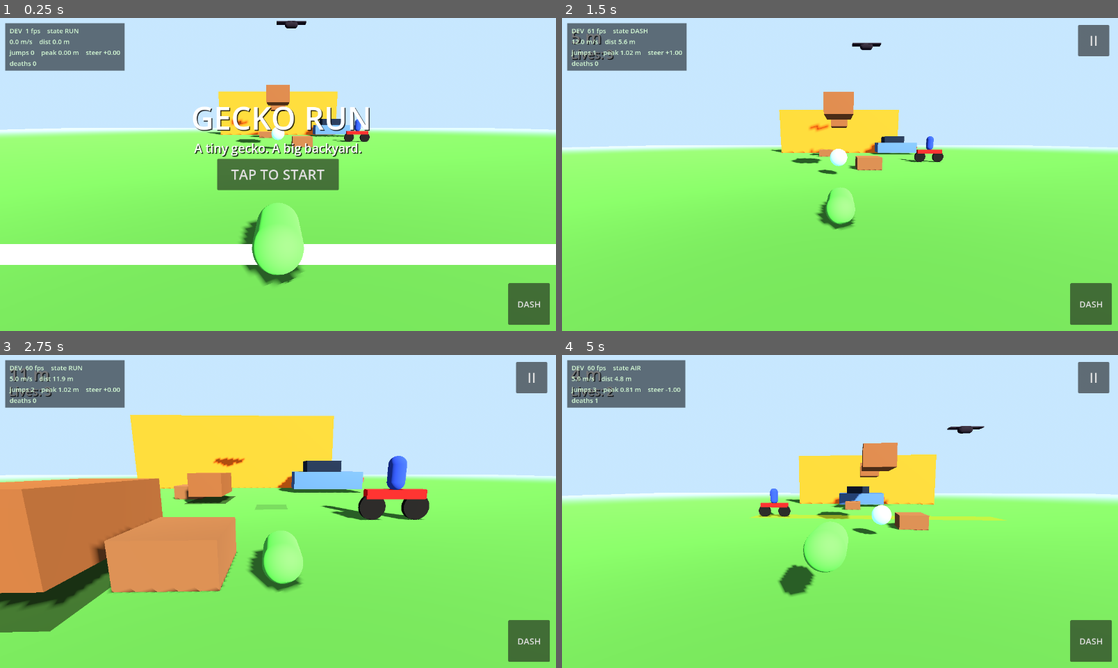
Above: before the commit, frames 1-4 (two rows, left to right).
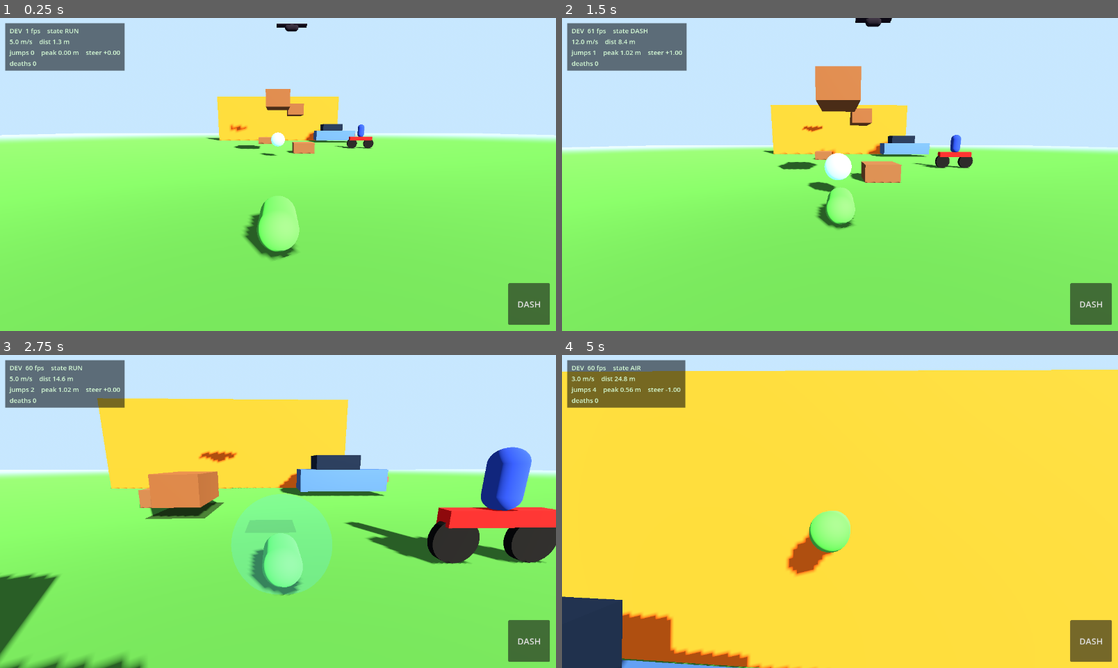
Above: after the commit, the same moments.

Repository: g-shankar/Gecko-run
Game: Godot game, scene res://scenes/main.tscn
Two runs of this game, one before a commit and one after it. Both use one fixed random seed, a clock stepped at 60 frames per second and the inputs below.
Inputs (mouse positions are in pixels of both pictures, inside the frame that each line leads up to):
- Up to frame 1 (0.25 s): no input
- Up to frame 2 (1.5 s): click (840, 174) at 0.5 s, where only the run before the commit has a clickable "TAP TO START"; move the mouse to (962, 158) at 1.27 s; hold D (steer_right) from 1.28 s (still down); tap Shift (dash) at 1.35 s; click (962, 158) at 1.42 s
- Up to frame 3 (2.75 s): tap Space (jump) at 1.52, 1.82 s; release D (steer_right) at 2 s; drag from (166, 527) to (250, 574) at 2.02 s
- Up to frame 4 (5 s): move the mouse to (895, 442) at 2.77 s; hold D (steer_right) 2.78-3.5 s; tap Shift (dash) at 2.85, 4.35 s; drag from (812, 574) to (673, 464) at 3.52 s; move the mouse to (1006, 558) at 4.27 s; hold A (steer_left) from 4.28 s (still down); tap Space (jump) at 4.52, 4.82 s

The runs differ from the first frame. In frame 1, 16% of the frame differs, in the area x 0-100%, y 0-86%; in frame 2, 5.4%; in frame 3, 36%; in frame 4, 92%, in the area x 0-100%, y 2-100%.

Commit message:
P12: bird dive hazard + shield pickup (14/14 tests, 52 total)

Diff:
--- a/scenes/main.tscn
+++ b/scenes/main.tscn
@@ -7,8 +7,6 @@
 [ext_resource type="Script" path="res://scripts/systems/car.gd" id="5"]
 [ext_resource type="Script" path="res://scripts/systems/bird.gd" id="6"]
 [ext_resource type="Script" path="res://scripts/systems/shield_pickup.gd" id="7"]
-[ext_resource type="Script" path="res://scripts/systems/level.gd" id="8"]
-[ext_resource type="Script" path="res://scripts/ui/game_ui.gd" id="9"]
 
 [sub_resource type="ProceduralSkyMaterial" id="ProceduralSkyMaterial_1"]
 sky_top_color = Color(0.3, 0.52, 0.88, 1)
@@ -120,25 +118,43 @@
 [node name="MeshInstance3D" type="MeshInstance3D" parent="PlanterBoxB"]
 mesh = SubResource("BoxMesh_planter")
 
-[node name="Fence" type="StaticBody3D" parent="." groups=["climbable"]]
+[node name="FootstepA" type="Area3D" parent="."]
+position = Vector3(0, 0, -6)
+script = ExtResource("3")
+
+[node name="FootstepB" type="Area3D" parent="."]
+position = Vector3(1.5, 0, -13)
+script = ExtResource("3")
+
+[node name="Bicycle" type="Area3D" parent="."]
+position = Vector3(0, 0, -9)
+script = ExtResource("4")
+
+[node name="BackingCar" type="Area3D" parent="."]
+position = Vector3(6, 0, -17)
+script = ExtResource("5")
+
+[node name="Bird" type="Area3D" parent="."]
+position = Vector3(0, 0, -11)
+script = ExtResource("6")
+
+[node name="ShieldPickup" type="Area3D" parent="."]
+position = Vector3(0, 0, -4)
+script = ExtResource("7")
+
+[node name="TestWall" type="StaticBody3D" parent="." groups=["climbable"]]
 position = Vector3(0, 2.5, -20)
 
-[node name="CollisionShape3D" type="CollisionShape3D" parent="Fence"]
+[node name="CollisionShape3D" type="CollisionShape3D" parent="TestWall"]
 shape = SubResource("BoxShape3D_testwall")
 
-[node name="MeshInstance3D" type="MeshInstance3D" parent="Fence"]
+[node name="MeshInstance3D" type="MeshInstance3D" parent="TestWall"]
 mesh = SubResource("BoxMesh_testwall")
-
-[node name="Level" type="Node3D" parent="."]
-script = ExtResource("8")
 
 [node name="Gecko" parent="." instance=ExtResource("1")]
 position = Vector3(0, 0.2, 6)
 
 [node name="CameraRig" parent="." instance=ExtResource("2")]
-
-[node name="GameUI" type="CanvasLayer" parent="."]
-script = ExtResource("9")
 # Note: the rig auto-discovers its target via the "gecko" group (see
 # camera_rig.gd). A `target = NodePath("../Gecko")` override does NOT work
 # here -- Godot 4 does not reliably resolve NodePath overrides that point
--- a/scripts/player/gecko_controller.gd
+++ b/scripts/player/gecko_controller.gd
@@ -1,15 +1,4 @@
 extends CharacterBody3D
-
-
-func _gs() -> Node:
-	# GameState autoload, via tree lookup (works in game and in --script tests).
-	# Returns null if not present (e.g. unit tests that don't need it).
-	return get_tree().root.get_node_or_null("GameState")
-
-
-func _gs_running() -> bool:
-	var gs := _gs()
-	return gs == null or gs.current_state == gs.State.RUNNING
 
 const DebugHUDScript := preload("res://scripts/dev/debug_hud.gd")
 
@@ -147,16 +136,6 @@
 
 
 func _physics_process(delta: float) -> void:
-	# P14: the run only moves when the GameState says RUNNING.
-	# READY (start screen): idle in place. FINISHED (game over): stop.
-	# (If no GameState — e.g. unit tests — just run.)
-	if not _gs_running():
-		velocity.x = 0.0
-		velocity.z = 0.0
-		if not is_on_floor():
-			velocity.y -= 22.0 * delta
-		move_and_slide()
-		return
 	if _touch_active:
 		_touch_time += delta
 	if _adhere_cooldown > 0.0:
@@ -171,10 +150,6 @@
 		if _shield_timer <= 0.0:
 			shield_charges = 0
 			_shield_bubble.visible = false
-	# P14: score = meters from the start line.
-	var gs := _gs()
-	if gs != null:
-		gs.score = maxi(0, int(_spawn_pos.z - global_position.z))
 	# P10: while DEAD, just count down to respawn. No movement, no input.
 	if state == MoveState.DEAD:
 		_respawn_timer -= delta
@@ -326,21 +301,8 @@
 	state = MoveState.DEAD
 	stat_state = "DEAD"
 	stat_deaths += 1
-	var gs := _gs()
-	if gs != null:
-		gs.deaths += 1
-		if gs.deaths >= gs.max_lives:
-			# P14: out of lives. No respawn — the game-over screen takes it.
-			gs.finish_run()
-			return
 	_respawn_timer = 0.8
 	velocity = Vector3.ZERO
-
-
-## P14: full reset for "RUN AGAIN" — back to the start line, fresh lives.
-func reset_for_new_run() -> void:
-	_respawn()
-	stat_deaths = 0
 
 
 ## P12: grant one shield charge (10 s expiry). Called by shield pickups.
--- a/tests/capture_shots.gd
+++ b/tests/capture_shots.gd
@@ -34,7 +34,7 @@
 	_frame_cam(Vector3(0.8, 1.6, 6.2), Vector3(0, 0.7, 0))
 	await _shot("shot_1_run.png")
 	# 2: FOOTSTEP — the shadow blooms, the shoe hangs overhead.
-	var fs: Area3D = _scene.get_node("Level/FootstepA")
+	var fs: Area3D = _scene.get_node("FootstepA")
 	fs.visible = true
 	fs.position = Vector3(0, 0, -6)
 	fs.set_physics_process(true)
@@ -69,7 +69,7 @@
 
 
 func _hide_all_hazards() -> void:
-	for hn in ["Level/FootstepA", "Level/FootstepB", "Level/Bicycle", "Level/BackingCar"]:
+	for hn in ["FootstepA", "FootstepB", "Bicycle", "BackingCar"]:
 		var hz: Area3D = _scene.get_node(hn)
 		hz.set_physics_process(false)
 		hz.visible = false
--- a/tests/test_p12.gd
+++ b/tests/test_p12.gd
@@ -34,22 +34,12 @@
 		return
 	var main: Node = packed.instantiate()
 	root.add_child(main)
-	# P14: the GameState autoload starts in READY (start screen). Tests
-	# bypass it: wait a beat for it to load, then remove it so the gecko
-	# runs immediately (gs==null means "just run").
-	for _i in 10:
-		await process_frame
-		if root.has_node("GameState"):
-			break
-	var _gs: Node = root.get_node_or_null("GameState")
-	if _gs != null:
-		_gs.queue_free()
 	for i in 32:
 		await process_frame
 
 	var gecko: CharacterBody3D = main.get_node("Gecko")
-	var bird: Area3D = main.get_node("Level/Bird")
-	var pickup: Area3D = main.get_node("Level/ShieldPickup")
+	var bird: Area3D = main.get_node("Bird")
+	var pickup: Area3D = main.get_node("ShieldPickup")
 	check(gecko != null, "gecko present")
 	check(bird != null, "bird present")
 	check(pickup != null, "shield pickup present")
